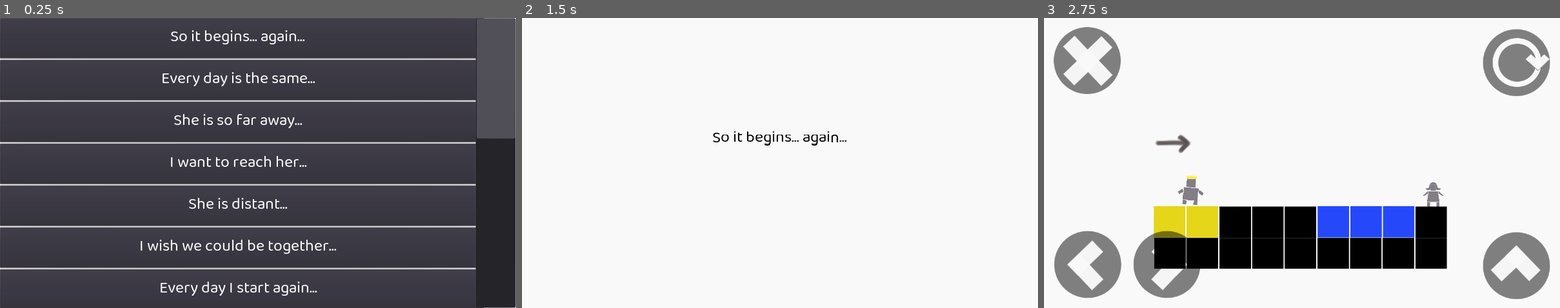
Above: before the commit, frames 1-3 (left to right).
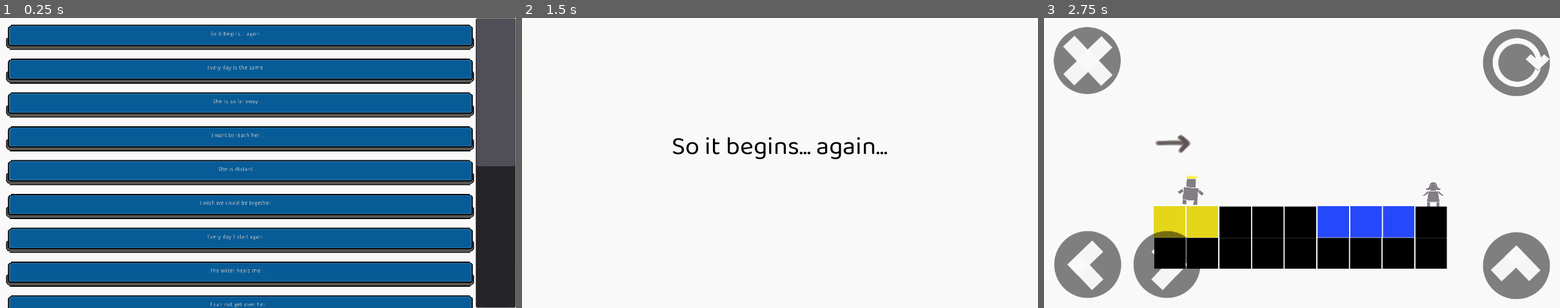
Above: after the commit, the same moments.

Repository: meburns/midas
Game: Godot game, scene res://src/levels/LevelSelector.tscn
The game is run twice, just before and just after one commit, with the same random seed, the same clock (stepped at 60 frames per second) and the same inputs. This scene is started directly instead of the project's main scene.
Inputs:
- Up to frame 1 (0.25 s): no input
- Up to frame 2 (1.5 s): click "So it begins... again..." at 0.5 s; tap Enter (ui_accept) at 1.25 s; hold Right (move_right) from 1.28 s (still down); tap R (refresh) at 1.35 s
- Up to frame 3 (2.75 s): keep holding Right (move_right); tap Space (jump) at 1.52, 2.27 s; tap Enter (ui_accept) at 2 s; tap R (refresh) at 2.1 s

The runs differ from the first frame. In frame 1, 92% of the frame differs, in the area x 0-100%, y 0-100%; in frame 2, 1.0%; in frame 3, nothing differs.

Commit message:
Add level button assets and scenes

Diff:
--- a/assets/fonts/Baloo_Bhaina_2/normal_font.tres
+++ b/assets/fonts/Baloo_Bhaina_2/normal_font.tres
@@ -3,5 +3,5 @@
 [ext_resource path="res://assets/fonts/Baloo_Bhaina_2/BalooBhaina2-Regular.ttf" type="DynamicFontData" id=1]
 
 [resource]
-size = 62
+size = 64
 font_data = ExtResource( 1 )
--- /dev/null
+++ b/src/buttons/LevelButton.tscn
@@ -0,0 +1,55 @@
+[gd_scene load_steps=6 format=2]
+
+[ext_resource path="res://assets/buttons/level_button.png" type="Texture" id=1]
+
+[sub_resource type="AtlasTexture" id=5]
+flags = 4
+atlas = ExtResource( 1 )
+region = Rect2( 0, 0, 1280, 100 )
+
+[sub_resource type="AtlasTexture" id=6]
+flags = 4
+atlas = ExtResource( 1 )
+region = Rect2( 0, 100, 1280, 100 )
+
+[sub_resource type="AtlasTexture" id=7]
+flags = 4
+atlas = ExtResource( 1 )
+region = Rect2( 0, 0, 1280, 100 )
+
+[sub_resource type="SpriteFrames" id=4]
+animations = [ {
+"frames": [ SubResource( 5 ), SubResource( 6 ) ],
+"loop": false,
+"name": "press",
+"speed": 24.0
+}, {
+"frames": [ SubResource( 7 ) ],
+"loop": true,
+"name": "idle",
+"speed": 5.0
+} ]
+
+[node name="LevelButton" type="TextureButton"]
+margin_right = 1180.0
+margin_bottom = 80.0
+rect_min_size = Vector2( 1180, 80 )
+__meta__ = {
+"_edit_use_anchors_": false
+}
+
+[node name="AnimatedSprite" type="AnimatedSprite" parent="."]
+position = Vector2( 595.5, 46.5 )
+scale = Vector2( 0.93, 0.93 )
+frames = SubResource( 4 )
+animation = "press"
+
+[node name="Label" type="Label" parent="."]
+margin_right = 1180.0
+margin_bottom = 80.0
+rect_min_size = Vector2( 1180, 80 )
+align = 1
+valign = 1
+__meta__ = {
+"_edit_use_anchors_": false
+}
--- a/src/levels/LevelSelector.gd
+++ b/src/levels/LevelSelector.gd
@@ -1,6 +1,6 @@
 extends Node2D
 
-var buttonFont = preload("res://assets/fonts/Baloo_Bhaina_2/normal_font.tres")
+var levelButton = preload("res://src/buttons/LevelButton.tscn")
 
 func _ready() -> void:
 	TouchButtons.set_visible(false)
@@ -12,21 +12,20 @@
 	var levels = Globals.transitionText
 	for i in range(levels.size()):
 		var lvl = levels[i]
-		var button = Button.new()
-		var label = Label.new()
-		# Create label
-		label.set_text(lvl)
-		label.set_align(1)
-		label.set_valign(1)
-		label.add_font_override("font", buttonFont)
-		label.get_font("font").set_size(40)
-		label.set_custom_minimum_size(Vector2(1180, 100))
-		# Create button
-		button.add_child(label)
-		button.connect("pressed", self, "_set_level", [i])
-		button.set_custom_minimum_size(Vector2(0, 100))
+#		# Load LevelButton Instance
+		var button = levelButton.instance()
+		# Map button to up/down functions
+		button.connect("button_down", self, "_button_down", [button])
+		button.connect("button_up", self, "_set_level", [i])
+		# Set button text
+		button.get_node("Label").set_text(lvl)
 		# Add button with label to scrollContainer
 		$ScrollContainer/VBoxContainer.add_child(button)
+
+func _button_down(button: TextureButton) -> void:
+	button.get_node("AnimatedSprite").play("press")
+	var pos = button.get_node("Label").get_position()
+	button.get_node("Label").set_position(Vector2(pos.x, pos.y + 5))
 
 func _set_level(level):
 	Database.set_level(level)
Binary file added: assets/buttons/level_button.aseprite
Binary file added: assets/buttons/level_button.png
Not shown, added: assets/buttons/level_button.png.import
